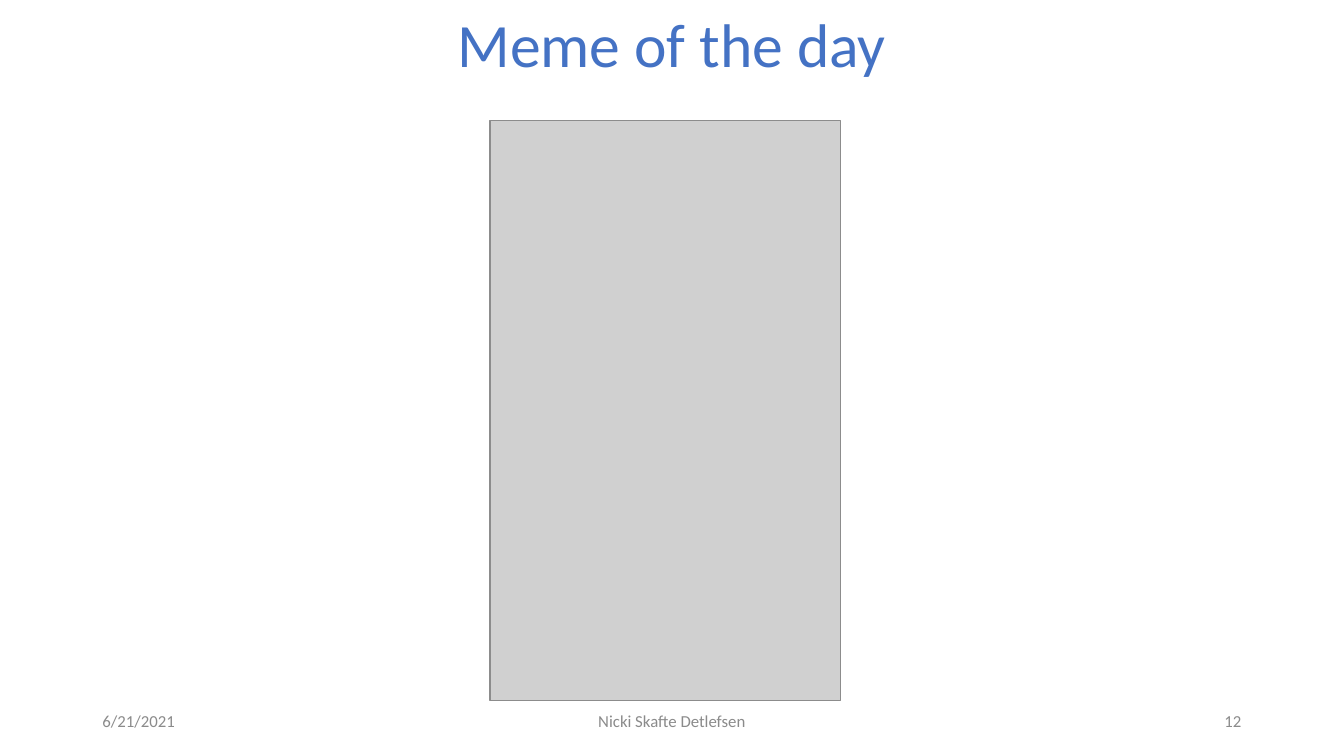
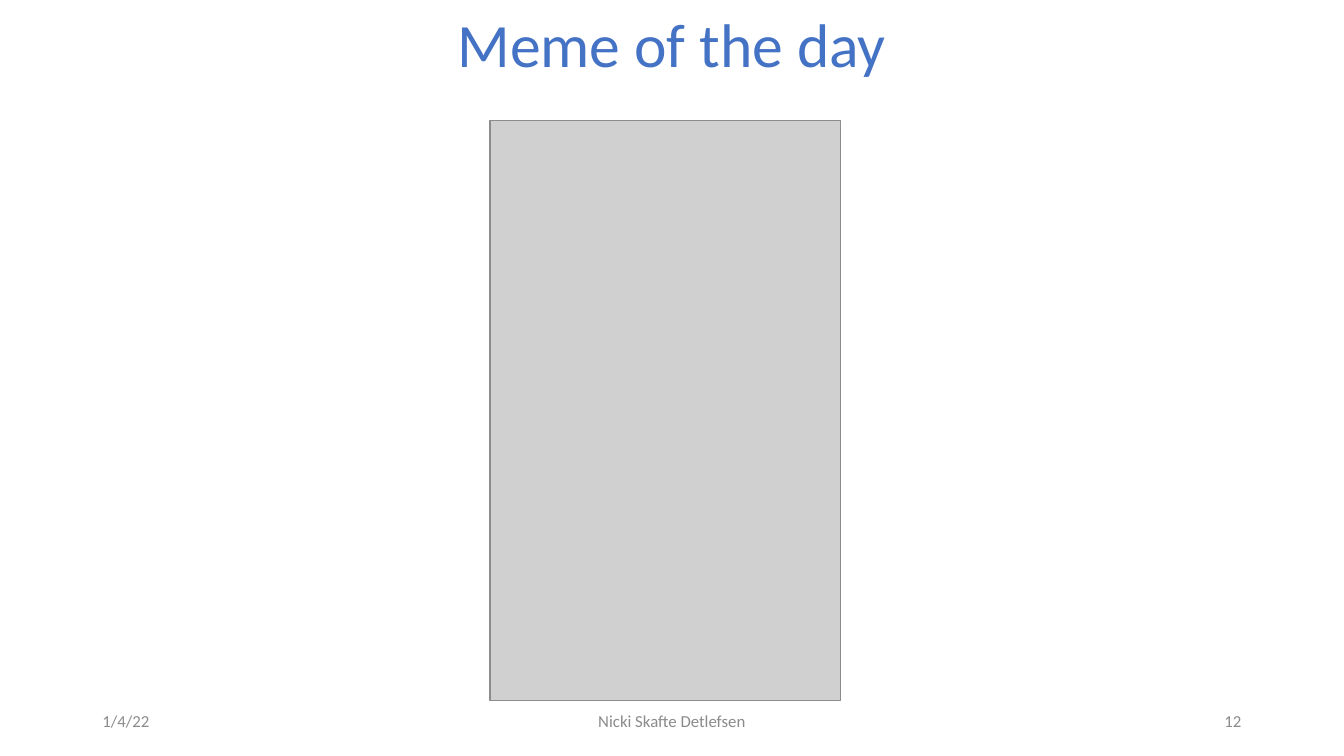
Before and after one commit to SkafteNicki/dtu_mlops, a slide deck: slide 12 of s3_reproduceability/lecture/Reproducibility.pptx. Drawn at 1344x756 pixels with LibreOffice and Linux fonts; fonts in the diff are those of the drawing; grey boxes stand for pictures; background and template pictures are left out. Boxes give left, top, right and bottom in pixels: in the first picture for what was removed or moved away, otherwise in the second. Text is boxed around its words. In the diff, an @@ line names an element or a change of style, - is before the commit and + after.

```diff
--- a/s3_reproduceability/lecture/Reproducibility.pptx
+++ b/s3_reproduceability/lecture/Reproducibility.pptx
@@ text at bbox=[102, 715, 149, 728]: text changed @@
-6/21/2021
+1/4/22
```
Also in this commit, not shown: 10 other slides changed, 1 other file.
